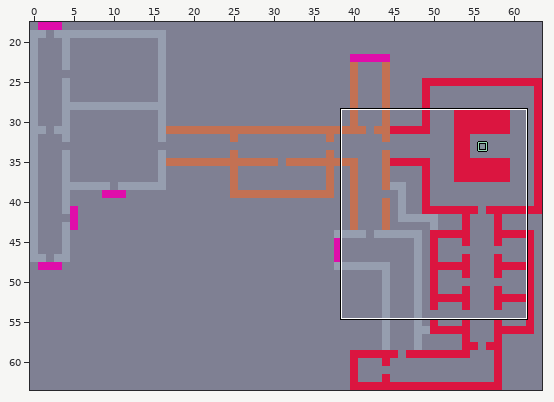
Two versions of a level (LDtk project, assets/levels/levels.ldtk). The first picture is a wide view before the edit; the outline marks the close-up.
Close-up. Before the commit:
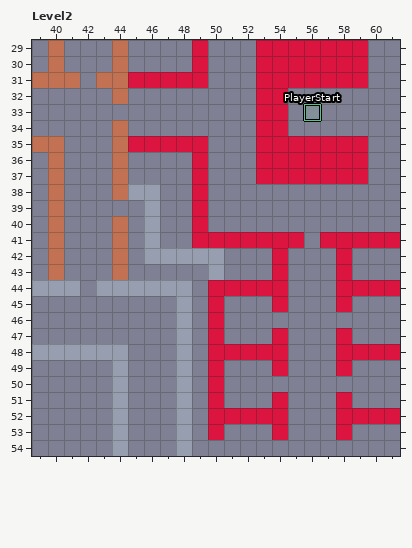
Cells are 16x16 px. Shown: Level2 x 39..61, y 29..54. The commit also changed other parts of the map, which this record leaves out.
And afterwards:
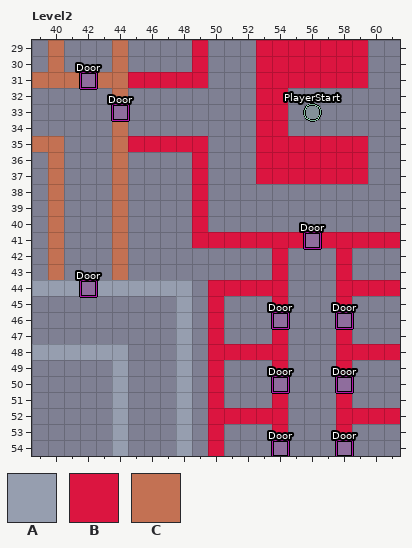
Key: from "OneGrid": A 2 "Stone", B 3 "Brick", C 9 "Wood".
_ is an empty cell, . an unchanged one.
Objects are placed by their top-left corner, in cells (3,4 is the top-left corner of cell 3,4); size is 1x1 cell unless given.
Commit message: Level updated with doors and level end markers
From old to new:
--- layer "OneGrid"
@@ x 44..50 @@
-38 .AA....
-39 _.A....
-40 ..A....
-41 ..A....
-42 ..AAAAA
-43 ......A
+38 .__....
+39 C._....
+40 .._....
+41 .._....
+42 .._____
+43 ......_
@@ x 50..50 @@
-54 _
+54 B
--- layer "Entities"
+"Door" rectangle at 56,41
+"Door" rectangle at 58,46
+"Door" rectangle at 54,46
+"Door" rectangle at 58,50
+"Door" rectangle at 54,50
+"Door" rectangle at 58,54
+"Door" rectangle at 54,54
+"Door" rectangle at 44,33
+"Door" rectangle at 42,31
+"Door" rectangle at 42,44
+"PlayerStart" ellipse at 56,33
-"PlayerStart" rectangle at 56,33
